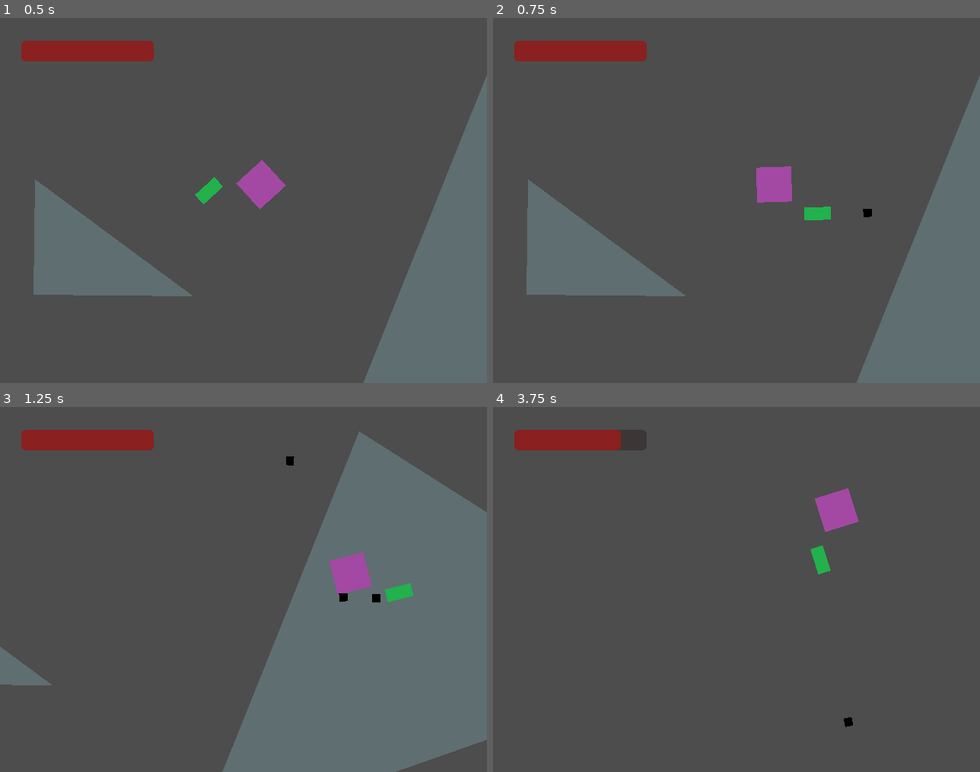
Above: before the commit, frames 1-4 (two rows, left to right).
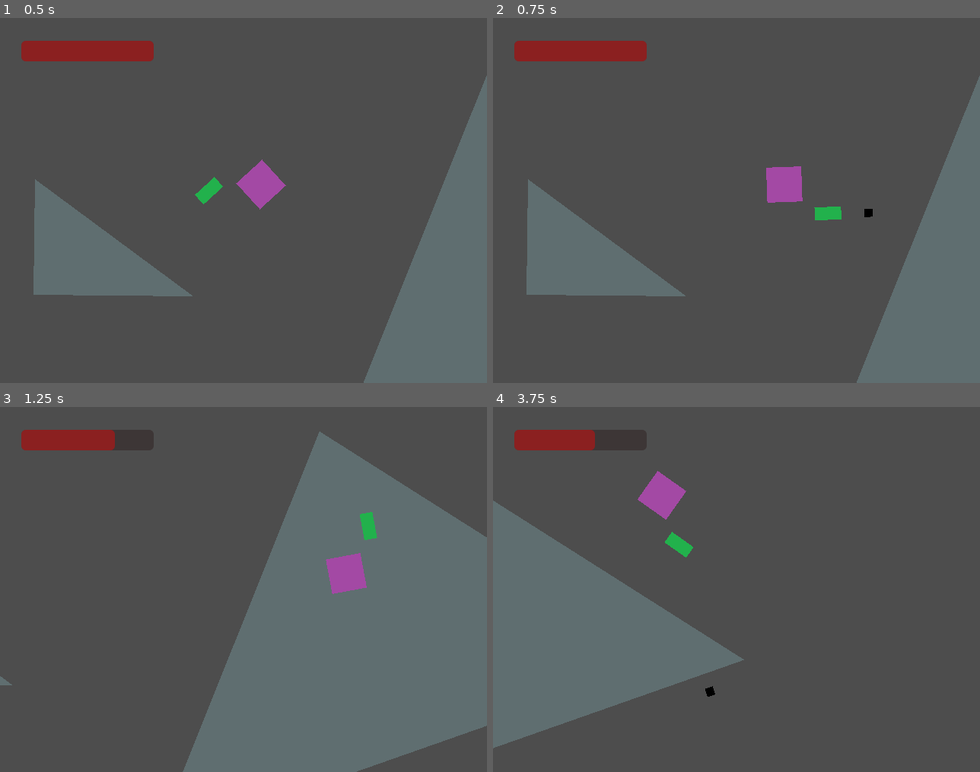
Above: after the commit, the same moments.

Repository: tehlyre/document1
Game: Godot game, scene res://scenes/main.tscn
Two runs of this game, one before a commit and one after it. Both use one fixed random seed, a clock stepped at 60 frames per second and the inputs below.
Inputs (mouse positions are in pixels of both pictures, inside the frame that each line leads up to):
- Up to frame 1 (0.5 s): no input
- Up to frame 2 (0.75 s): tap Enter at 0.5 s; move the mouse to (843, 182) at 0.52 s; press the mouse at (843, 182) at 0.53 s; hold Right (right) from 0.53 s (still down)
- Up to frame 3 (1.25 s): keep holding Right (right)
- Up to frame 4 (3.75 s): move the mouse to (639, 607) at 1.27 s; release Right (right) at 1.28 s; release the mouse at (639, 607) at 1.28 s; hold Down (down) 1.28-2.03 s; click (639, 607) at 1.35 s; move the mouse to (785, 509) at 2.02 s; press the mouse at (785, 509) at 2.03 s; hold Right (right) 2.03-2.78 s; move the mouse to (712, 662) at 2.77 s; release the mouse at (712, 662) at 2.78 s; hold Up (up) 2.78-3.53 s; click (712, 662) at 2.85 s; move the mouse to (882, 644) at 3.52 s; press the mouse at (882, 644) at 3.53 s; hold Left (left) from 3.53 s (still down)

Frame 1 is identical in both runs. In frame 2, 0.6% of the frame differs, in the area x 54-78%, y 40-56%; in frame 3, 12%; in frame 4, 20%, in the area x 0-76%, y 6-94%.

Commit message:
safety git

Diff:
--- a/scenes/Levels/container.tscn
+++ b/scenes/Levels/container.tscn
@@ -12,7 +12,6 @@
 [node name="Durdan" parent="." node_paths=PackedStringArray("Goo") instance=ExtResource("1_snkv6")]
 position = Vector2(345, 221)
 Goo = NodePath("../Level/Goo")
-acceleration = 30.0
 
 [node name="Camera" type="Camera2D" parent="Durdan"]
 position = Vector2(-184, 168)
--- a/scripts/durdan.gd
+++ b/scripts/durdan.gd
@@ -51,8 +51,8 @@
 @export var maxspeed : float = 750 # b
 @export var maxveltime : float = 0.75 # m
 
-@export var acceleration : float = 2
-var initial_acceleration : float = -2*maxspeed/maxveltime
+var acceleration : Vector2 = Vector2(0,0)
+var initial_acceleration : float = 2*maxspeed/maxveltime
 var jerk : float = -2*maxspeed/pow(maxveltime,2)
 
 var deltatime : float = 0
@@ -144,65 +144,35 @@
 #	elif exit_goo:
 #		maxspeed = maxsped
 	for i in 4:
-#		if exit_goo:
-##				if rldu[i] < 1 and rldu[i] > 0:
-##					rldu[i] = quadratic_formula(-maxspeed/pow(maxveltime,2), maxspeed/maxveltime, -666.66*pow(rldu[i], 2)+1000*rldu[i])
-##				elif rldu[i] >= 1:
-##					inputvel.x += maxspeed * velocitymultiplier[i]
-#			print(":)")#quadratic_formula(-maxspeed/pow(maxveltime,2), 2*(maxspeed/maxveltime), -vel(rldu[i])/4), ":)")
-#			rldu[i] = quadratic_formula(-maxspeed/pow(maxveltime,2), 2*(maxspeed/maxveltime), -vel(rldu[i])/4)
-#			if (rldu[i]<delta or rldu[i]>-delta):
-#				rldu[i] = 0.0
-		if abs(velocityarray[i] - 0.0) < 0.01:
-			print(abs(velocityarray[i] - 0.0))
+		if abs(velocityarray[i]) < 0.01:
+			print(abs(velocityarray[i]))
 ##
 		if Input.get_action_strength(inputstrings[i]) == 1:
-			if abs(velocityarray[i] - 0.0) < 0.01:
+			if abs(velocityarray[i]) < 0.01:
 				accelarray[i] = initial_acceleration
 			elif velocityarray[i] != 0.0:
-				if abs(accelarray[i] - 0.0) <= 0.01:
-					accelarray[i] == 0.0
+				if abs(accelarray[i]) <= 0.01:
+					accelarray[i] = 0.0
 				elif accelarray[i] != 0.0:
-					if accelarray[i] - 0.0 < -0.01:
+					if accelarray[i] < -2000:
+						accelarray[i] = 0
+					elif accelarray[i] < -0.01:
 						accelarray[i] = -(accelarray[i])+jerk*delta
-					elif accelarray[i] - 0.0 > 0.01:
+					elif accelarray[i] > 0.01:
 						accelarray[i] = accelarray[i]+jerk*delta
 		elif Input.get_action_strength(inputstrings[i]) == 0:
-			if abs(velocityarray[i] - 0.0) < 1:
+			if abs(velocityarray[i]) < 30:
 				velocityarray[i] = 0.0
 				accelarray[i] = 0.0
 			elif velocityarray[i] != 0.0:
-#				if accelarray[i] >= 0.0:
-				accelarray[i] = accelarray[i]+jerk*delta
-#				elif accelarray[i] < 0.0:
-#					accelarray[i] = -accelarray[i]+jerk*delta
-
-
-		velocityarray[i] = velocityarray[i] + accelarray[i]*delta
-
-#		elif Input.get_action_strength(inputstrings[i]) == 0:
-#			# If not depressed or deacc last frame, continue not doing anything
-#			if rldu[i] == 0.0:
-#				rldu[i] = 0.0
-#			# magic equation that fixed the problem of r weirdly equaling r-2*maxveltime+delta
-#			# (-0.0667 bug thingy)
-#			# The stopping thing
-#			elif vel(rldu[i]+2*maxveltime+delta) == 0:
-#				rldu[i] = 0.0
-#			# If moving, commence deacceleration (see above)
-#			elif rldu[i] > 0:
-#				rldu[i] = rldu[i]*-1.0
-#			# If deaccelerating, continue
-#			elif rldu[i] < -0.01666666666667:
-#				rldu[i] += delta
-#			elif (abs(rldu[i]-(-delta)) <= 0.01):
-#				rldu[i] = 0.0
-#	if rldu[0] != 0 and rldu[1] != 0:
-#		rldu[0] = 0
-#		rldu[1] = 0
-#	if rldu[2] != 0 and rldu[3] != 0:
-#		rldu[2] = 0
-#		rldu[3] = 0
+				if accelarray[i] < -1900:
+					accelarray[i] = 0.0
+				else:
+					accelarray[i] = accelarray[i]+jerk*delta
+					print("a")
+
+		acceleration = cirp(accelarray[0]-accelarray[1], accelarray[2]-accelarray[3])*delta
+		velocityarray[i] += accelarray[i]
 	if Input.get_action_strength("neutral special"):
 		firing = true
 	else:
@@ -210,6 +180,10 @@
 	if Input.is_action_just_pressed("neutral special"):
 		moment_firing = framecount
 	exit_goo = false
+
+func cirp(x : float,y : float):
+	var circle_radius = max(abs(x), abs(y))
+	return circle_radius*Vector2(x,y).normalized()
 
 # Function Vector2 accel_thingy()
 # returns proper velocity for Durdan (not acceleration lmfao)
@@ -297,7 +271,12 @@
 # flick_stick(). If this value is nan, the rotation stays the same as the previous
 # frame. The current rotation is then stored in previous_rotation.
 func _physics_process(delta):
+	print(acceleration)
 	print(accelarray)
+	print(velocity)
+
+	print(cirp(7,2))
+
 	deltatime += delta
 	framecount += 1
 
@@ -317,7 +296,7 @@
 			self.set_rotation_degrees(previous_rotation)
 		else:
 			self.set_rotation_degrees(polar_rad_to_deg(flick_stick()).y)
-	velocity = Vector2(velocityarray[0]-velocityarray[1], velocityarray[2]-velocityarray[3])
+	velocity += acceleration
 	move_and_slide()
 	gunner_thingy(delta)
 	previous_rotation = rotation_degrees
